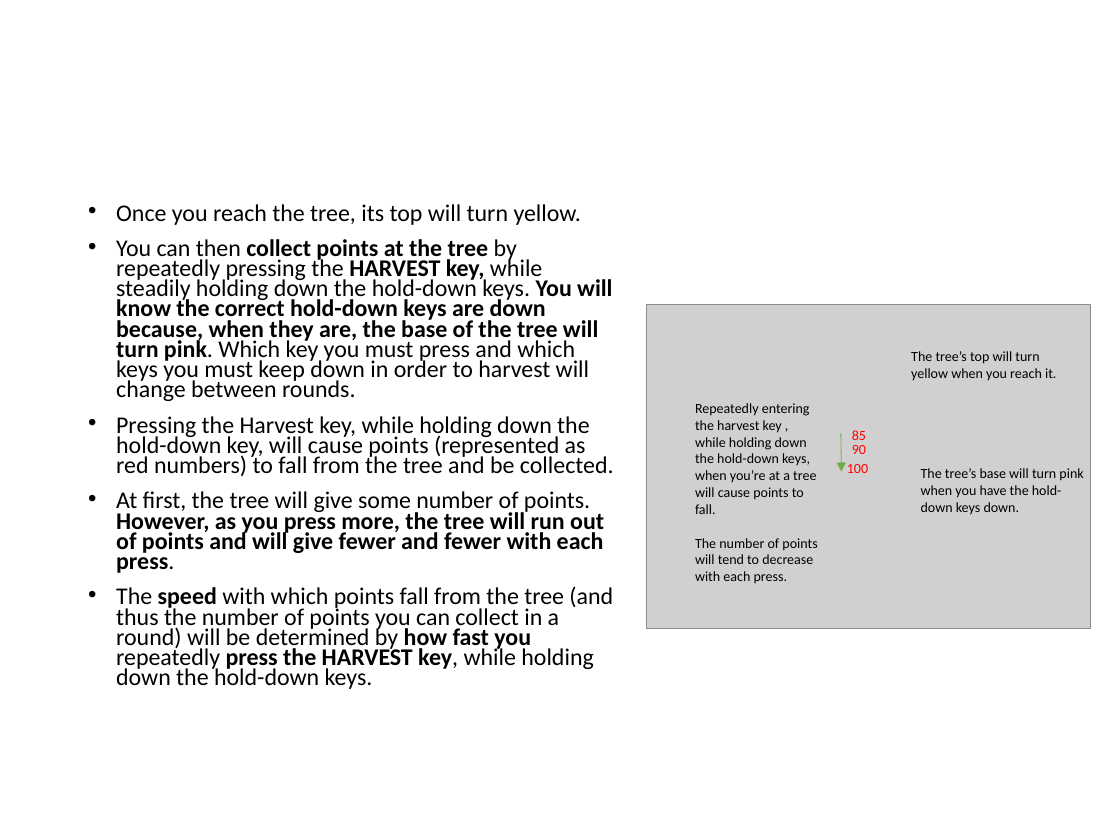
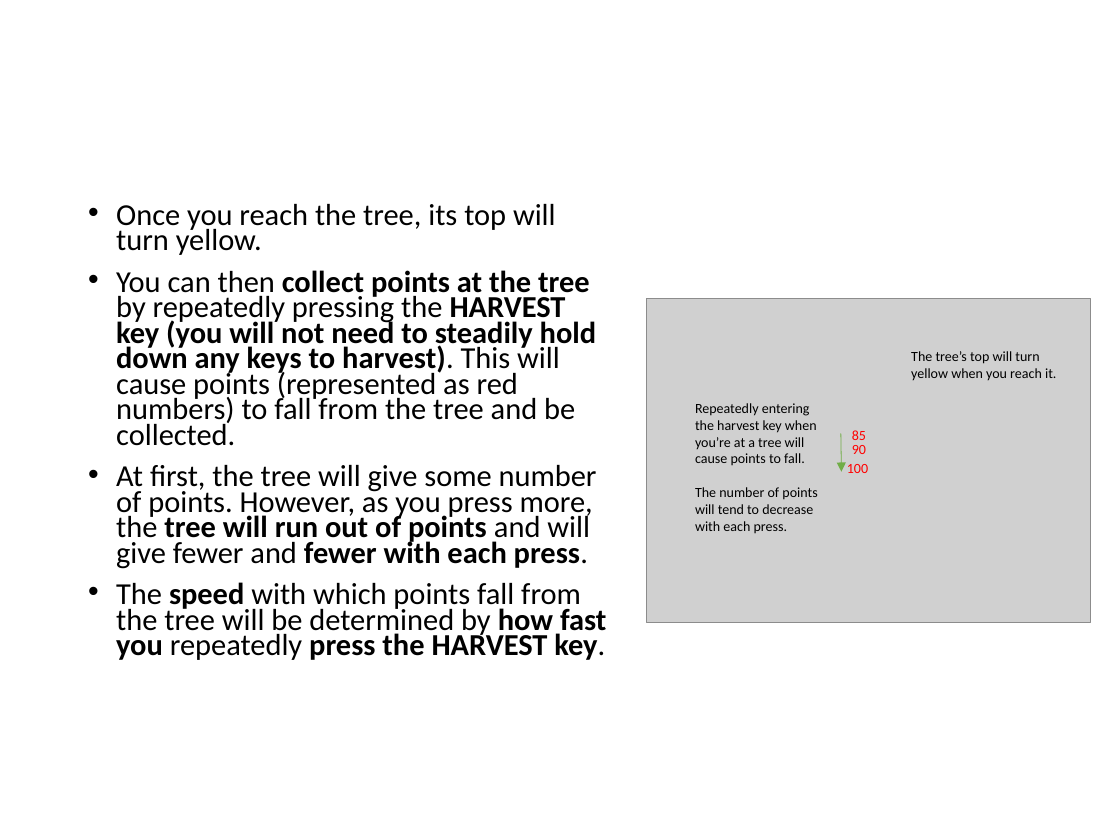
Before and after one commit to evanrussek/forage_jsp_2, a slide deck: slide 4 of public/ver_6/Stimuli/forage_instructions.pptx. Drawn at 1120x840 pixels with LibreOffice and Linux fonts; fonts in the diff are those of the drawing; grey boxes stand for pictures. Boxes give left, top, right and bottom in pixels: in the first picture for what was removed or moved away, otherwise in the second. Text is boxed around its words. In the diff, an @@ line names an element or a change of style, - is before the commit and + after.

```diff
--- a/public/ver_6/Stimuli/forage_instructions.pptx
+++ b/public/ver_6/Stimuli/forage_instructions.pptx
@@ text at (116, 204, 597, 569): size 15.4 to 19.6 pt in "Once you reach the tree, its top ...", "At first, the tree will give some ..."; bold off in "However, as you press more, the and ..." @@
@@ text at (116, 270, 596, 446): text changed; size 15.4 to 19.6 pt @@
-• You can then collect points at the tree by repeatedly pressing the HARVEST key, while steadily holding down the hold-down keys. You will know the correct hold-down keys are down because, when they are, the base of the tree will turn pink. Which key you must press and which keys you must keep down in order to harvest will change between rounds.
-• Pressing the Harvest key, while holding down the hold-down key, will cause points (represented as red numbers) to fall from the tree and be collected.
+• You can then collect points at the tree by repeatedly pressing the HARVEST key (you will not need to steadily hold down any keys to harvest). This will cause points (represented as red numbers) to fall from the tree and be collected.
@@ picture: place and size @@
-picture at (646, 305, 1091, 628)
+picture at (646, 299, 1091, 623)
@@ text at (695, 403, 817, 465): text changed @@
-Repeatedly entering the harvest key , while holding down the hold-down keys, when you’re at a tree will cause points to fall.
+Repeatedly entering the harvest key when you’re at a tree will cause points to fall.
@@ text removed at (921, 468, 1083, 515) @@
-The tree’s base will turn pink when you have the hold-down keys down.
@@ text at (116, 582, 606, 660): text changed; size 15.4 to 19.6 pt @@
-• The speed with which points fall from the tree (and thus the number of points you can collect in a round) will be determined by how fast you repeatedly press the HARVEST key, while holding down the hold-down keys.
+• The speed with which points fall from the tree will be determined by how fast you repeatedly press the HARVEST key.
```
Also in this commit, not shown: 7 other slides changed, 1 slide added, 1 slide removed, 16 other files.
